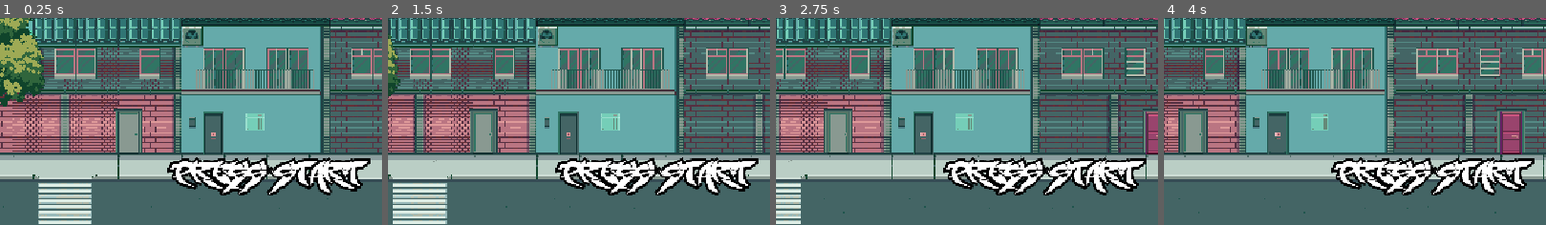
Above: before the commit, frames 1-4 (left to right).
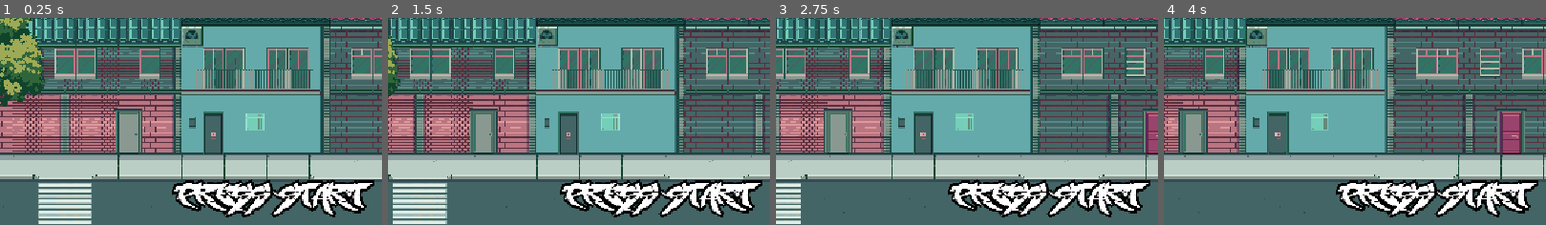
Above: after the commit, the same moments.

Repository: chrisgw4/TAG-Totally-Awesome-Game
Game: Godot game, scene res://scenes/menus/scene_holder.tscn
The game is run twice, just before and just after one commit, with the same random seed, the same clock (stepped at 60 frames per second) and the same inputs. The project has no main scene, so this scene is started directly.
Inputs (mouse positions are % of the whole screen's width and height, from its top left):
- Up to frame 1 (0.25 s): no input
- Up to frame 2 (1.5 s): tap Enter at 0.5 s; move the mouse to (72, 43) at 0.52 s; hold D (game_move_right) 0.53-1.28 s; tap Space (game_jump) at 0.77 s; move the mouse to (30, 53) at 1.27 s; hold A (game_move_left) from 1.28 s (still down)
- Up to frame 3 (2.75 s): tap Space (game_jump) at 1.52 s; move the mouse to (60, 25) at 2.02 s; release A (game_move_left) at 2.03 s; hold D (game_move_right) from 2.03 s (still down)
- Up to frame 4 (4 s): move the mouse to (45, 69) at 2.77 s; tap Space (game_jump) at 3.02, 3.77 s; move the mouse to (80, 64) at 3.52 s; release D (game_move_right) at 3.53 s; hold A (game_move_left) from 3.53 s (still down)
The pictures show only the part of the screen within x 14-64%, y 15-65%; the shares and areas given below are measured in that part.

The runs differ from the first frame. In frame 1, 11% of the frame differs, in the area x 43-98%, y 67-97%; in frame 2, 11%; in frame 3, 11%; in frame 4, 11%.

Commit message:
Update toast canvas and title screen to show failed connection to multiplayer

Diff:
--- a/scenes/menus/title_screen/title_screen.gd
+++ b/scenes/menus/title_screen/title_screen.gd
@@ -13,6 +13,7 @@
 	#start_button.pressed.connect(_start_sync)
 	start_button.pressed.connect(_fade_to_change_scene)
 	GDSync.connected.connect(_change_scene_to_main_menu)
+	GDSync.connection_failed.connect(_undo_wipe)
 	pass
 
 
@@ -20,6 +21,10 @@
 	screen_wiper.wipe_screen()
 	#screen_wiper.start_loading.connect(_change_scene_to_main_menu)
 	screen_wiper.start_loading.connect(_start_sync)
+
+func _undo_wipe(_error:int) -> void:
+	toast_canvas.show_toast_for_time("Failed to connect to Multiplayer.", 2)
+	screen_wiper.clear_screen_wipe()
 
 
 func _change_scene_to_main_menu() -> void:
--- a/scenes/menus/title_screen/title_screen.tscn
+++ b/scenes/menus/title_screen/title_screen.tscn
@@ -19,10 +19,17 @@
 [node name="CanvasLayer" type="CanvasLayer" parent="." unique_id=862936498]
 
 [node name="TextureButton" type="TextureButton" parent="CanvasLayer" unique_id=1490665876]
-offset_left = 417.0
-offset_top = 326.0
-offset_right = 724.0
-offset_bottom = 384.0
+anchors_preset = 8
+anchor_left = 0.5
+anchor_top = 0.5
+anchor_right = 0.5
+anchor_bottom = 0.5
+offset_left = -153.5
+offset_top = 35.0
+offset_right = 153.5
+offset_bottom = 93.0
+grow_horizontal = 2
+grow_vertical = 2
 texture_normal = ExtResource("4_lksgi")
 
 [node name="ScreenWiper" parent="." unique_id=2142754851 instance=ExtResource("3_byxgi")]
--- a/scenes/menus/toast_canvas.gd
+++ b/scenes/menus/toast_canvas.gd
@@ -7,16 +7,27 @@
 
 @export var animation_player:AnimationPlayer
 
+@export var timer:Timer
+
 signal toast_hidden()
 
 func _ready() -> void:
-	pass
+	timer.timeout.connect(_hide_toast)
 
 func set_toast_data(text:String) -> void:
-	pass
+	toast._set_text(text)
+
+func show_toast_for_time(text:String, time:float=1) -> void:
+	set_toast_data(text)
+
+	timer.start(time)
+
+	if location == "bottom_left":
+		animation_player.play("bottom_left_rise")
 
 func show_toast(text:String) -> void:
 	set_toast_data(text)
+	timer.stop()
 
 	if location == "bottom_left":
 		animation_player.play("bottom_left_rise")
--- a/scenes/menus/toast_canvas.tscn
+++ b/scenes/menus/toast_canvas.tscn
@@ -63,10 +63,11 @@
 &"bottom_left_rise": SubResource("Animation_pj0b7")
 }
 
-[node name="ToastCanvas" type="CanvasLayer" unique_id=1780600741 node_paths=PackedStringArray("toast", "animation_player")]
+[node name="ToastCanvas" type="CanvasLayer" unique_id=1780600741 node_paths=PackedStringArray("toast", "animation_player", "timer")]
 script = ExtResource("1_pj0b7")
 toast = NodePath("Toast")
 animation_player = NodePath("AnimationPlayer")
+timer = NodePath("Timer")
 
 [node name="Toast" parent="." unique_id=1860347998 instance=ExtResource("1_nrh72")]
 offset_left = 3.0
@@ -76,3 +77,6 @@
 
 [node name="AnimationPlayer" type="AnimationPlayer" parent="." unique_id=1150935476]
 libraries/ = SubResource("AnimationLibrary_h2v30")
+
+[node name="Timer" type="Timer" parent="." unique_id=1483000927]
+one_shot = true
